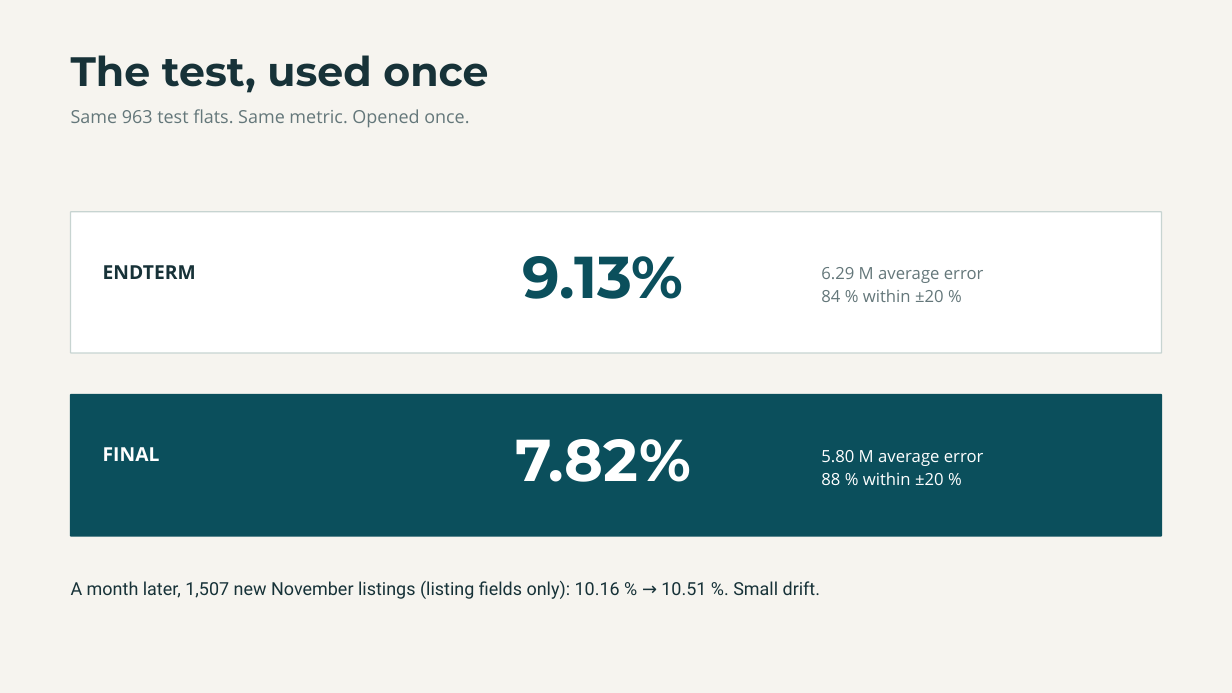
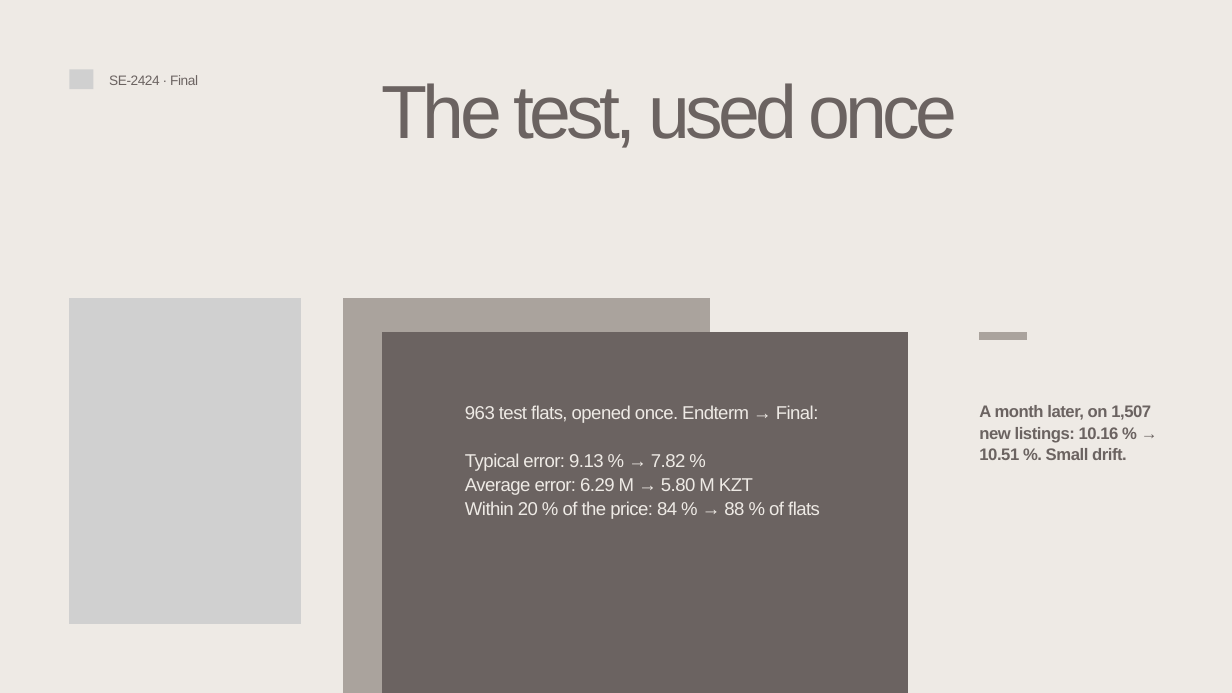
Before and after one commit to Newterios/mla_midtem, a slide deck: slide 8 of slides/Final_SE-2424_slides.pptx (slide 11 before the commit). Drawn at 1232x693 pixels with LibreOffice and Linux fonts; fonts in the diff are those of the drawing; grey boxes stand for pictures. Boxes give left, top, right and bottom in pixels: in the first picture for what was removed or moved away, otherwise in the second. Text is boxed around its words. In the diff, an @@ line names an element or a change of style, - is before the commit and + after.

Commit message:
Slides on a presentation template, app screenshot of the new look, contributions: the app built together

```diff
--- a/slides/Final_SE-2424_slides.pptx
+++ b/slides/Final_SE-2424_slides.pptx
@@ background #F6F4EF to #EEEAE5 @@
@@ picture added at box(69, 69, 93, 89) @@
@@ text added at box(109, 75, 198, 85), 16 pt, text #6B6361 @@
+SE-2424 · Final
@@ text "The test, used once": place and size @@
-text "The test, used once" at box(71, 55, 488, 93)
+text "The test, used once" at box(382, 83, 957, 148)
@@ text "The test, used once" at box(382, 83, 957, 148): size 48 to 88 pt, font Montserrat to Arial, text colour #173238 to #6B6361, letter spacing 0 to -5.5 pt, bold off; line spacing 49.4pt to 68.6pt @@
@@ text removed at box(71, 109, 469, 128) @@
-Same 963 test flats. Same metric. Opened once.
@@ group removed at box(71, 212, 1162, 353): 3 texts, 1 freeform shape @@
-ENDTERM
-9.13%
-6.29 M average error
-84 % within ±20 %
@@ picture added at box(69, 298, 301, 623) @@
@@ freeform shape added at box(343, 298, 710, 693), fill #AAA39D @@
@@ freeform shape added at box(382, 331, 909, 693), fill #6B6361 @@
@@ freeform shape added at box(979, 331, 1027, 340), fill #AAA39D @@
@@ text added at box(465, 405, 820, 519), 21.8 pt, text #EEEAE5 @@
+963 test flats, opened once. Endterm → Final:
+Typical error: 9.13 % → 7.82 %
+Average error: 6.29 M → 5.80 M KZT
+Within 20 % of the price: 84 % → 88 % of flats
@@ text at box(979, 405, 1151, 460): text changed; size 21 to 19.5 pt; font Roboto to Arial; text colour #173238 to #6B6361; bold on @@
-A month later, 1,507 new November listings (listing fields only): 10.16 % → 10.51 %. Small drift.
+A month later, on 1,507 new listings: 10.16 % → 10.51 %. Small drift.
@@ group removed at box(71, 395, 1162, 536): 3 texts, 1 freeform shape @@
-FINAL
-7.82%
-5.80 M average error
-88 % within ±20 %
```
Also in this commit, not shown: 9 other slides changed, 4 slides added, 6 slides removed, 8 other files.
